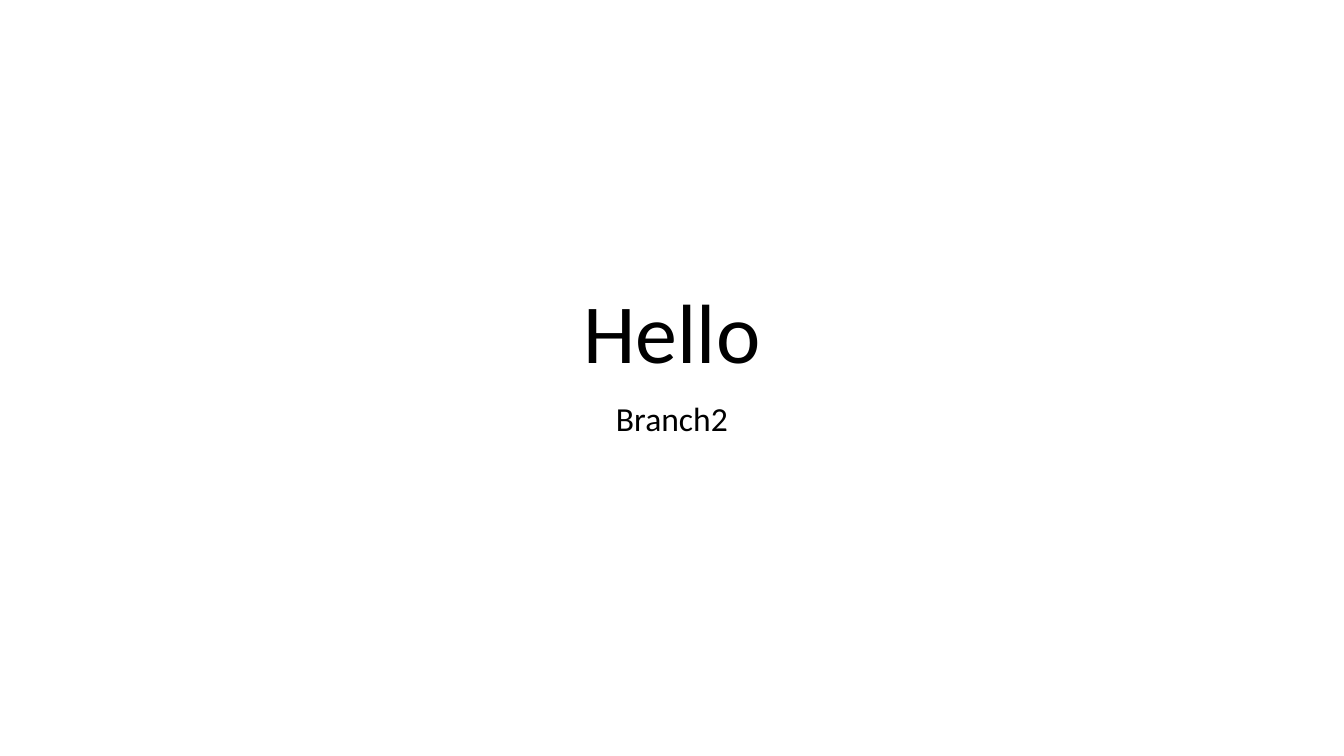
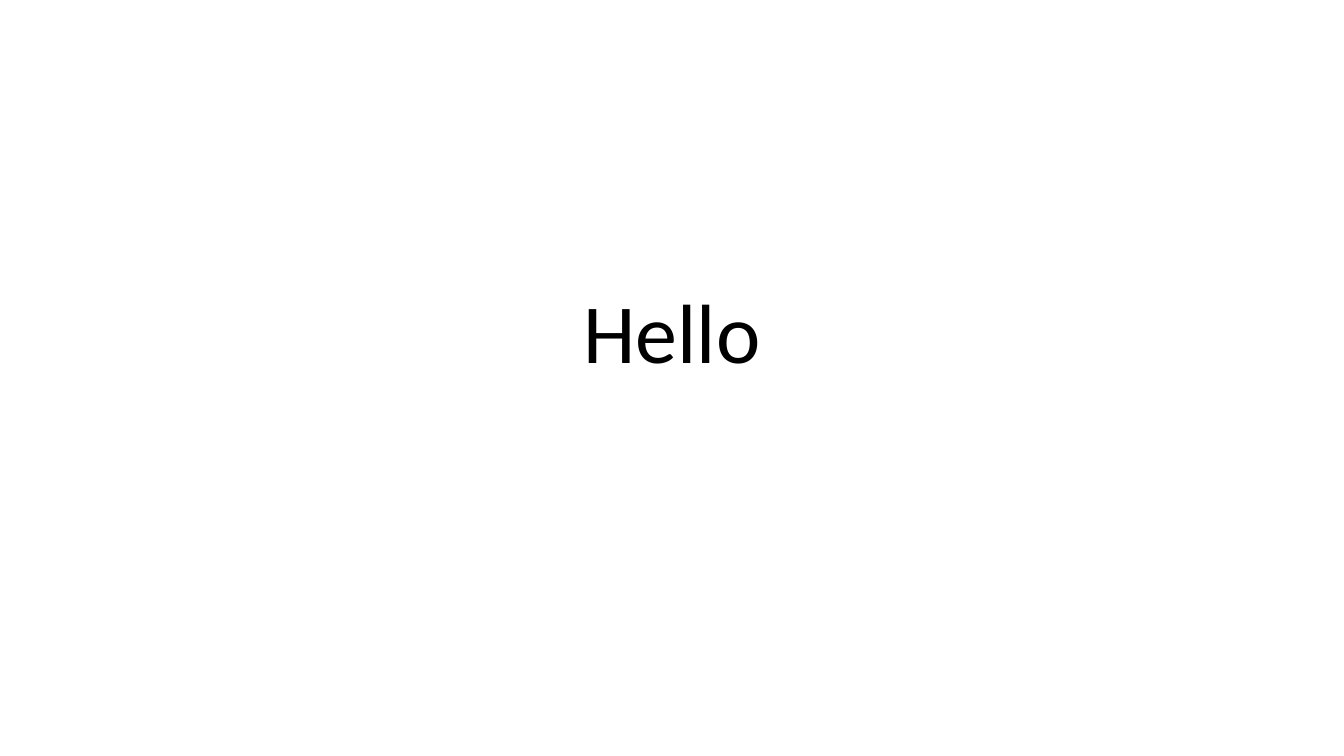
Before and after one commit to prashan1992/Java_Practice_repo, a slide deck: slide 1 of Javafirstprog/src/PPt1.pptx. Drawn at 1344x756 pixels with LibreOffice and Linux fonts; fonts in the diff are those of the drawing. Boxes give left, top, right and bottom in pixels: in the first picture for what was removed or moved away, otherwise in the second. Text is boxed around its words. In the diff, an @@ line names an element or a change of style, - is before the commit and + after.

```diff
--- a/Javafirstprog/src/PPt1.pptx
+++ b/Javafirstprog/src/PPt1.pptx
@@ subtitle removed at (x1=616, y1=407, x2=728, y2=432) @@
-Branch2
```
